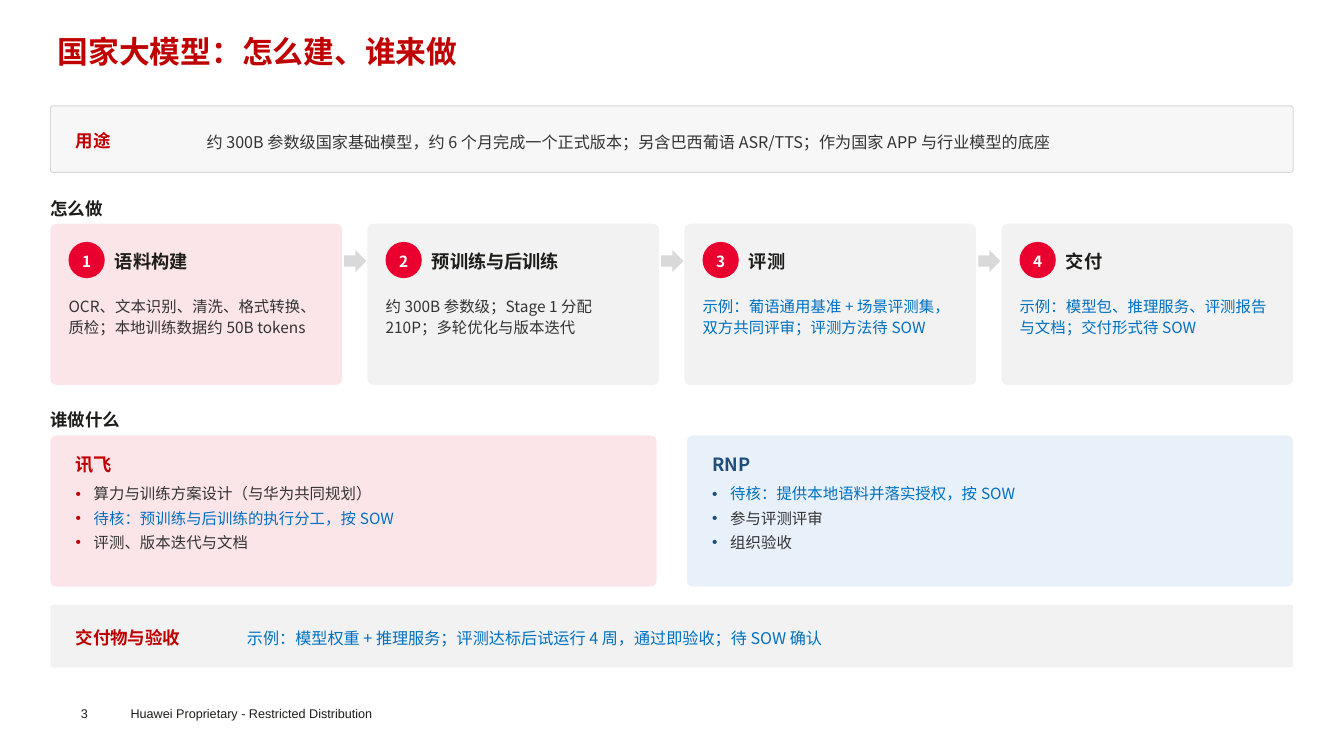
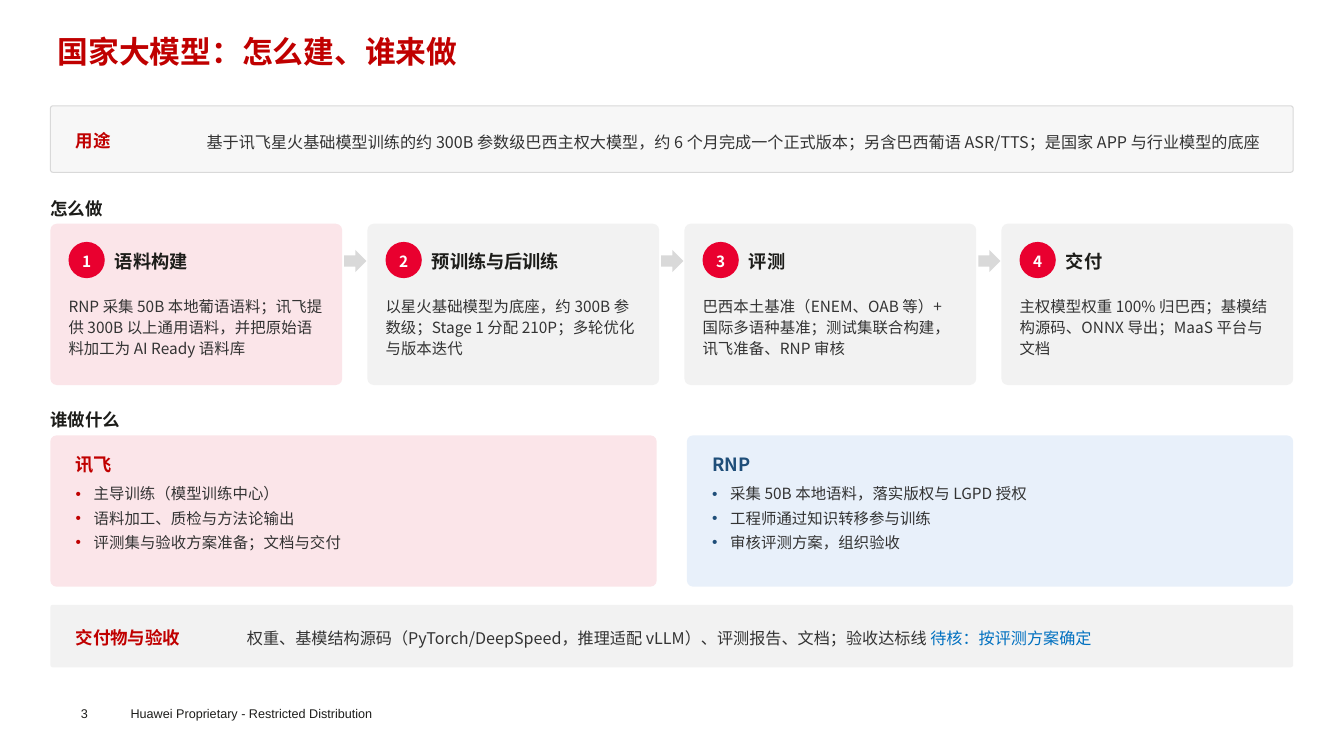
Before and after one commit to chyhcs/wyyh, a slide deck: slide 3 of RNP-讯飞交流-会议版.pptx. Drawn at 1344x756 pixels with LibreOffice and Linux fonts; fonts in the diff are those of the drawing; background and template pictures are left out. Boxes give left, top, right and bottom in pixels: in the first picture for what was removed or moved away, otherwise in the second. Text is boxed around its words. In the diff, an @@ line names an element or a change of style, - is before the commit and + after.

```diff
--- a/RNP-讯飞交流-会议版.pptx
+++ b/RNP-讯飞交流-会议版.pptx
@@ text at box(207, 134, 1260, 151): text changed @@
-约 300B 参数级国家基础模型，约 6 个月完成一个正式版本；另含巴西葡语 ASR/TTS；作为国家 APP 与行业模型的底座
+基于讯飞星火基础模型训练的约 300B 参数级巴西主权大模型，约 6 个月完成一个正式版本；另含巴西葡语 ASR/TTS；是国家 APP 与行业模型的底座
@@ text at box(69, 299, 322, 358): text changed @@
-OCR、文本识别、清洗、格式转换、质检；本地训练数据约 50B tokens
+RNP 采集 50B 本地葡语语料；讯飞提供 300B 以上通用语料，并把原始语料加工为 AI Ready 语料库
@@ text at box(386, 299, 635, 355): text changed @@
-约 300B 参数级；Stage 1 分配 210P；多轮优化与版本迭代
+以星火基础模型为底座，约 300B 参数级；Stage 1 分配 210P；多轮优化与版本迭代
@@ text at box(703, 299, 950, 356): text changed; text colour #0070C0 to #333333 @@
-示例：葡语通用基准 + 场景评测集，双方共同评审；评测方法待 SOW
+巴西本土基准（ENEM、OAB 等）+ 国际多语种基准；测试集联合构建，讯飞准备、RNP 审核
@@ text at box(1020, 299, 1267, 355): text changed; text colour #0070C0 to #333333 @@
-示例：模型包、推理服务、评测报告与文档；交付形式待 SOW
+主权模型权重 100% 归巴西；基模结构源码、ONNX 导出；MaaS 平台与文档
@@ text at box(94, 486, 341, 551): text changed @@
-• 算力与训练方案设计（与华为共同规划）
-• 待核：预训练与后训练的执行分工，按 SOW
-• 评测、版本迭代与文档
+• 主导训练（模型训练中心）
+• 语料加工、质检与方法论输出
+• 评测集与验收方案准备；文档与交付
@@ text at box(730, 486, 1027, 550): text changed; text colour #0070C0 to #333333 @@
-• 待核：提供本地语料并落实授权，按 SOW
-• 参与评测评审
-• 组织验收
+• 采集 50B 本地语料，落实版权与 LGPD 授权
+• 工程师通过知识转移参与训练
+• 审核评测方案，组织验收
@@ text at box(247, 630, 1091, 648): text changed; text colour #0070C0 to #333333 @@
-示例：模型权重 + 推理服务；评测达标后试运行 4 周，通过即验收；待 SOW 确认
+权重、基模结构源码（PyTorch/DeepSpeed，推理适配 vLLM）、评测报告、文档；验收达标线 待核：按评测方案确定
```
Also in this commit, not shown: 13 other slides changed, 2 slides added, 1 other file.
